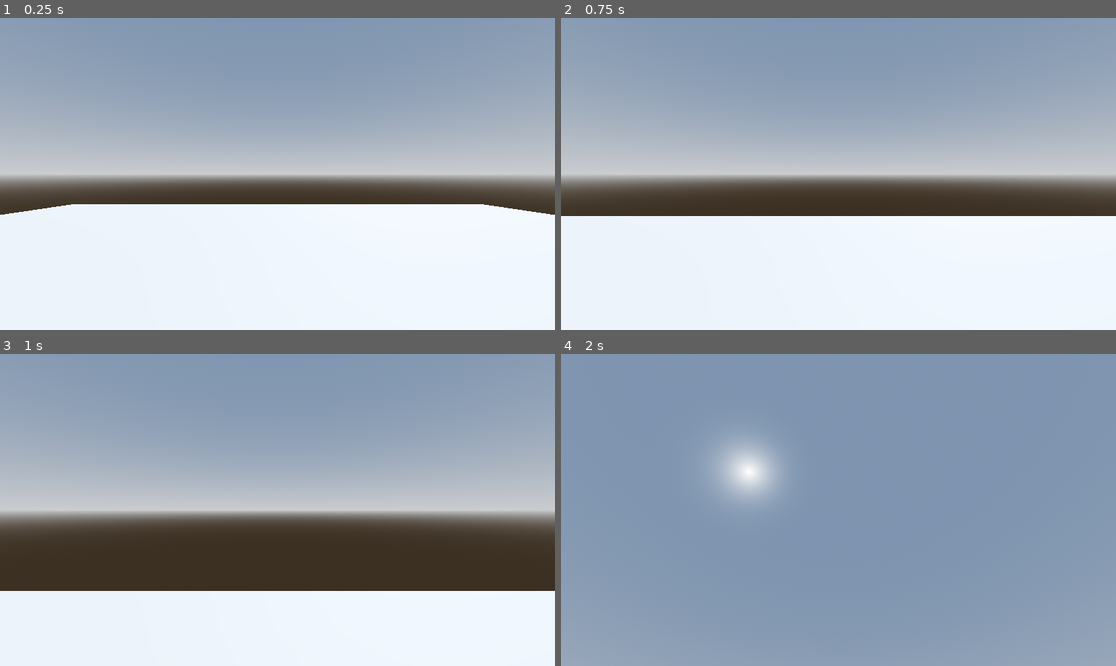
Above: before the commit, frames 1-4 (two rows, left to right).
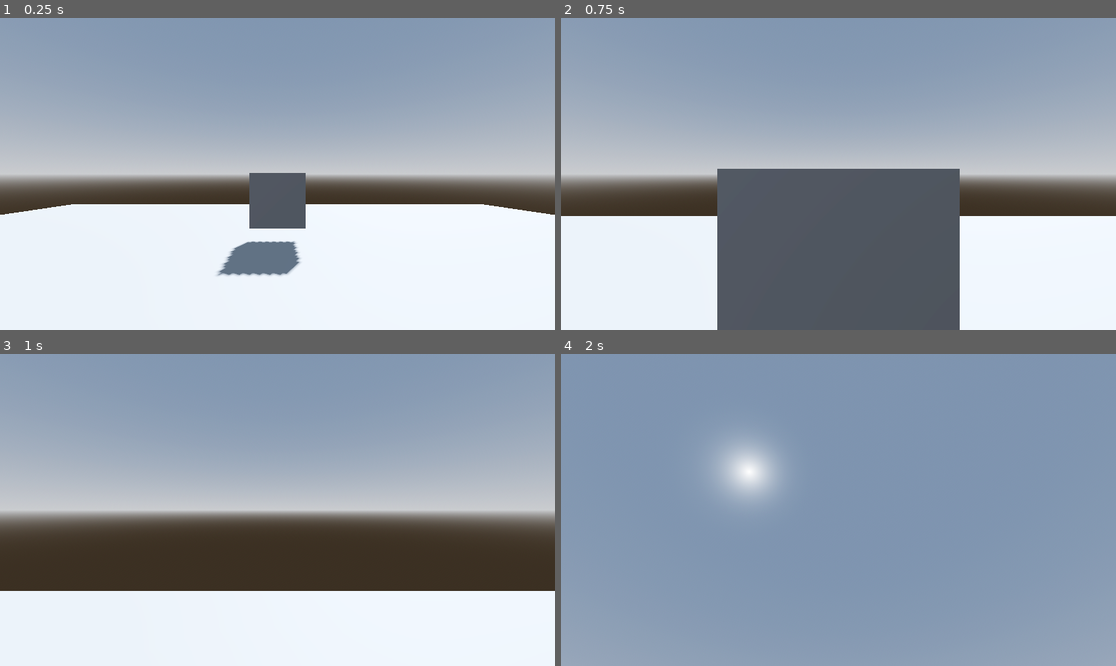
Above: after the commit, the same moments.

Repository: cjpugs/GMTK-Jam-25
Game: Godot game, scene res://scenes/test-level.tscn
Two runs of this game, one before a commit and one after it. Both use one fixed random seed, a clock stepped at 60 frames per second and the inputs below. The project has no main scene, so this scene is started directly.
Inputs (mouse positions are in pixels of both pictures, inside the frame that each line leads up to):
- Up to frame 1 (0.25 s): no input
- Up to frame 2 (0.75 s): tap Enter at 0.5 s; move the mouse to (810, 236) at 0.52 s; hold Up (move_forward) from 0.53 s (still down); click (810, 236) at 0.67 s
- Up to frame 3 (1 s): keep holding Up (move_forward)
- Up to frame 4 (2 s): keep holding Up (move_forward); move the mouse to (877, 513) at 1.27 s

The runs differ from the first frame. In frame 1, 3.1% of the frame differs, in the area x 39-56%, y 49-83%; in frame 2, 22%, in the area x 28-72%, y 48-100%; in frame 3, nothing differs; in frame 4, nothing differs.

Commit message:
collectibles now disappear when the player enters them and a test collectible is now present in the test level

Diff:
--- a/scenes/collectibles/collectible.gd
+++ b/scenes/collectibles/collectible.gd
@@ -4,3 +4,4 @@
 
 func _on_body_entered(body: Node3D) -> void:
 	Globals.score += point_value
+	queue_free()
--- a/scenes/test-level.tscn
+++ b/scenes/test-level.tscn
@@ -1,6 +1,7 @@
-[gd_scene load_steps=7 format=3 uid="uid://cs1jpi12r1ya"]
+[gd_scene load_steps=8 format=3 uid="uid://biir6tt7ovjtl"]
 
 [ext_resource type="PackedScene" uid="uid://yo167f7iyygr" path="res://scenes/player/player.tscn" id="1_tny1j"]
+[ext_resource type="PackedScene" uid="uid://c5x6vrlngmvbc" path="res://scenes/collectibles/collectible.tscn" id="2_qlq2q"]
 
 [sub_resource type="ProceduralSkyMaterial" id="ProceduralSkyMaterial_tny1j"]
 sky_horizon_color = Color(0.662243, 0.671743, 0.686743, 1)
@@ -42,3 +43,8 @@
 
 [node name="CollisionShape3D" type="CollisionShape3D" parent="Ground/StaticBody3D"]
 shape = SubResource("ConcavePolygonShape3D_qlq2q")
+
+[node name="Collectibles" type="Node" parent="."]
+
+[node name="Collectible" parent="Collectibles" instance=ExtResource("2_qlq2q")]
+transform = Transform3D(1, 0, 0, 0, 1, 0, 0, 0, 1, 0, 0, -4.13909)
